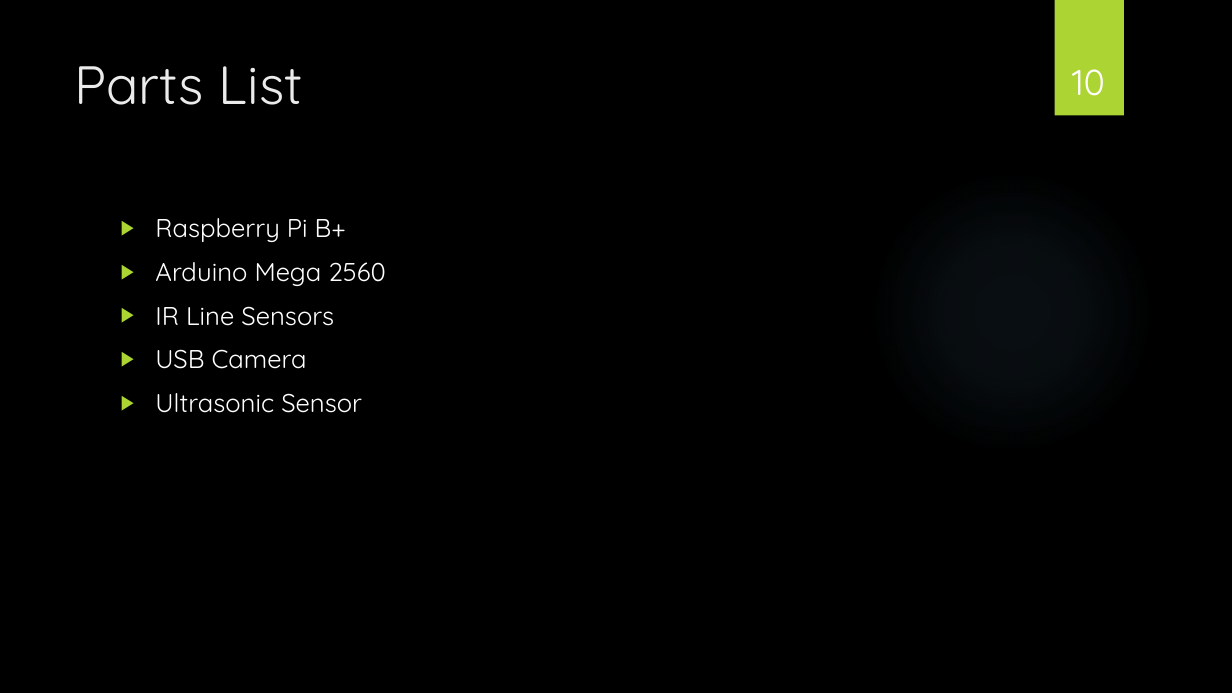
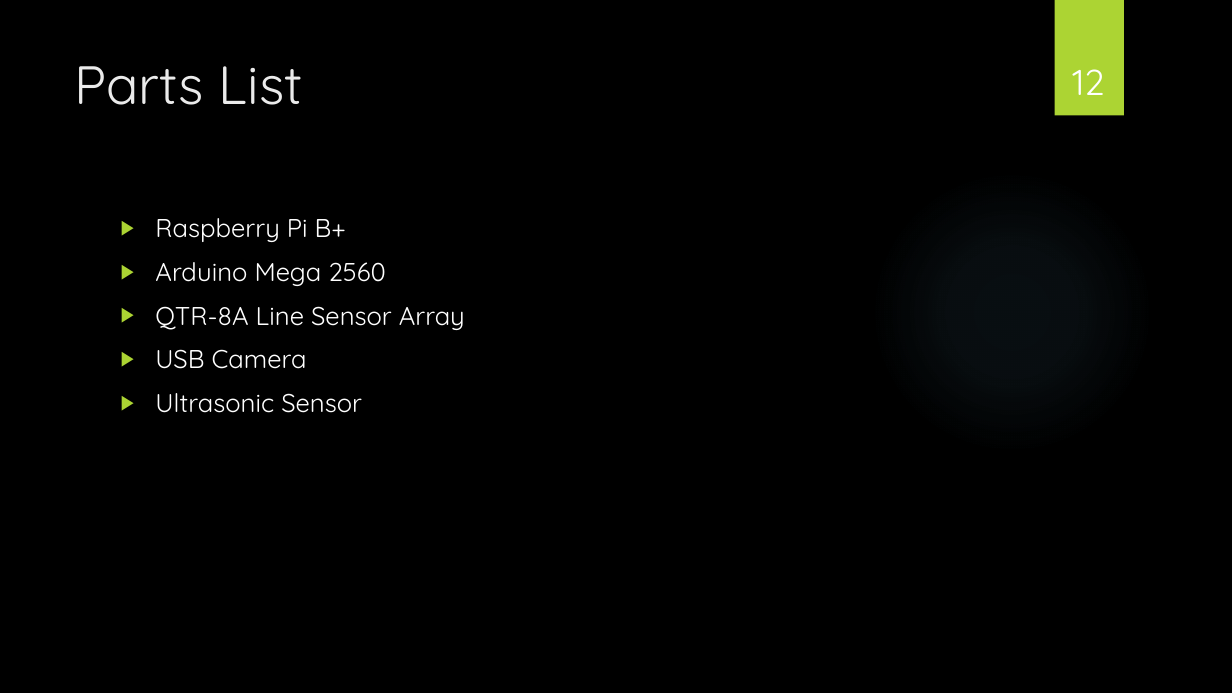
Before and after one commit to powellb1/CapStone, a slide deck: slide 12 of Documentation/Class Presentations/Design Presentation/AWTY - Design Presentation.pptx (slide 10 before the commit). Drawn at 1232x693 pixels with LibreOffice and Linux fonts; fonts in the diff are those of the drawing; background and template pictures are left out. Boxes give left, top, right and bottom in pixels: in the first picture for what was removed or moved away, otherwise in the second. Text is boxed around its words. In the diff, an @@ line names an element or a change of style, - is before the commit and + after.

```diff
--- a/Documentation/Class Presentations/Design Presentation/AWTY - Design Presentation.pptx
+++ b/Documentation/Class Presentations/Design Presentation/AWTY - Design Presentation.pptx
@@ page number at <box>1072,69,1104,95</box>: text changed @@
-10
+12
@@ text at <box>155,306,465,330</box>: text changed @@
-▶ IR Line Sensors
+▶ QTR-8A Line Sensor Array
```
Also in this commit, not shown: 5 other slides changed, 2 slides added.
